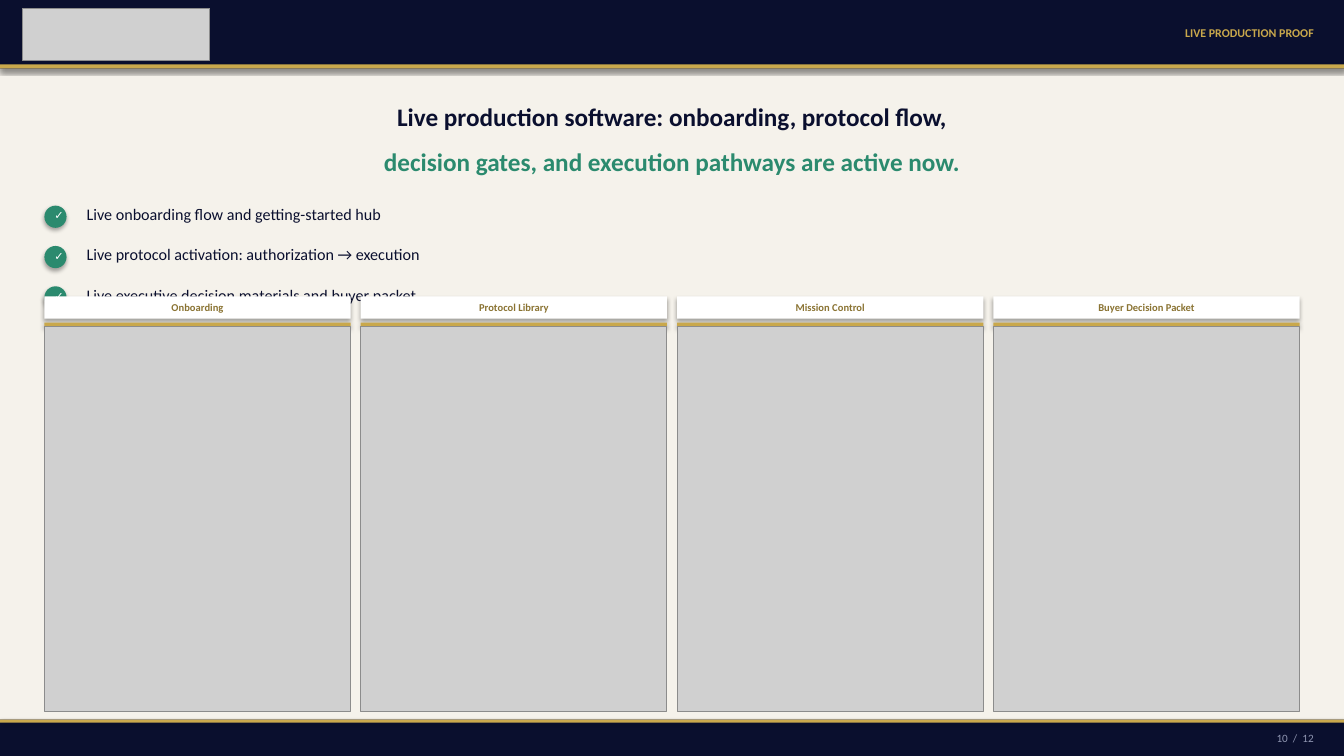
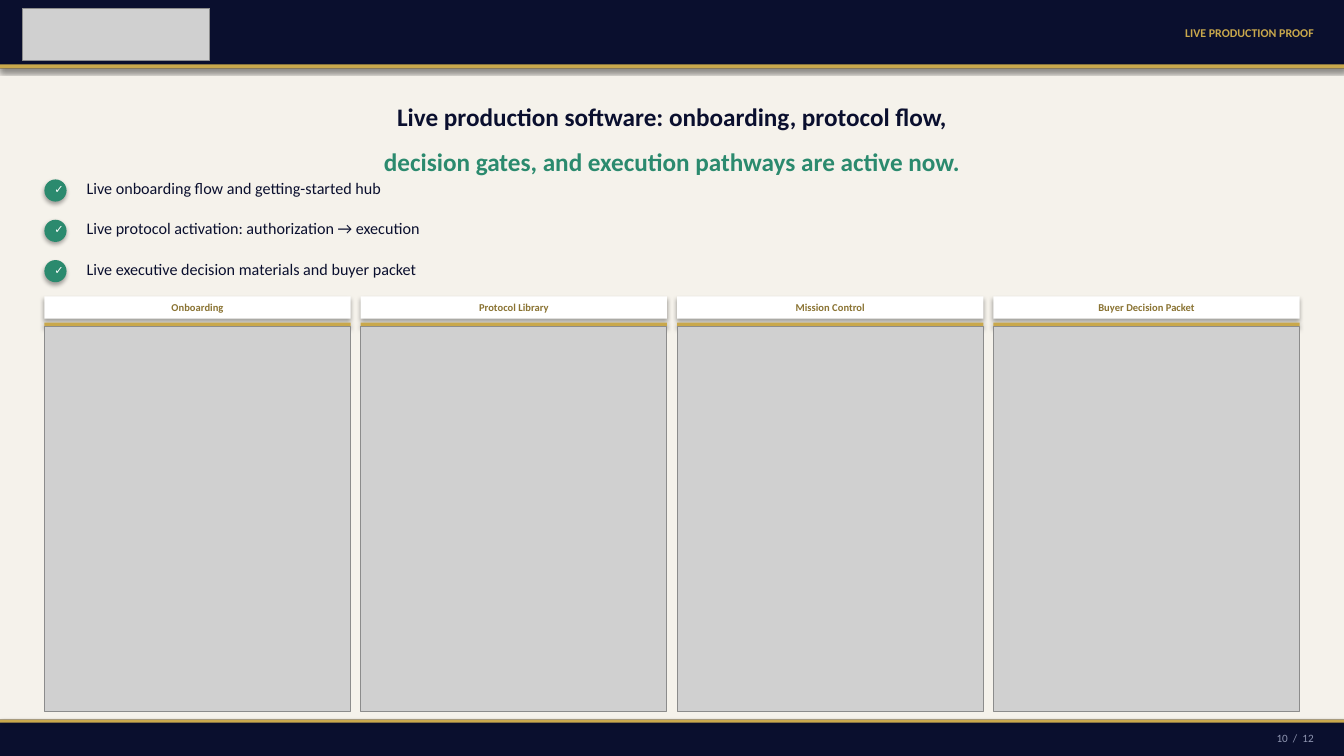
Before and after one commit to mbrunke18/CodePlatform1, a slide deck: slide 10 of attached_assets/VaughnMartin_Pitch_Deck_12Slide_FINAL.pptx. Drawn at 1344x756 pixels with LibreOffice and Linux fonts; fonts in the diff are those of the drawing; grey boxes stand for pictures. Boxes give left, top, right and bottom in pixels: in the first picture for what was removed or moved away, otherwise in the second. Text is boxed around its words. In the diff, an @@ line names an element or a change of style, - is before the commit and + after.

Commit message:
Fix pitch deck slides 7, 8, and 10
Slide 10: Shift 9 checklist shapes up 0.26" — item 3 bottom now at 2.880", screenshot labels start at 2.940", 0.060" clean gap, overlap eliminated

Slide 7 (Decision + Governance): Replace right-panel screenshot with deck_activation.jpg (Activation Console) — content now matches copy

Slide 8 (Execution Orchestration): Replace right-panel screenshot with deck_test_drive.jpg (12-Minute Experience) — content now matches copy

```diff
--- a/attached_assets/VaughnMartin_Pitch_Deck_12Slide_FINAL.pptx
+++ b/attached_assets/VaughnMartin_Pitch_Deck_12Slide_FINAL.pptx
@@ 6 texts, 3 ellipses: place and size @@
-6 texts, 3 ellipses at <box>44,204,420,309</box>
+6 texts, 3 ellipses at <box>44,177,420,282</box>
```
Also in this commit, not shown: 1 other file.
